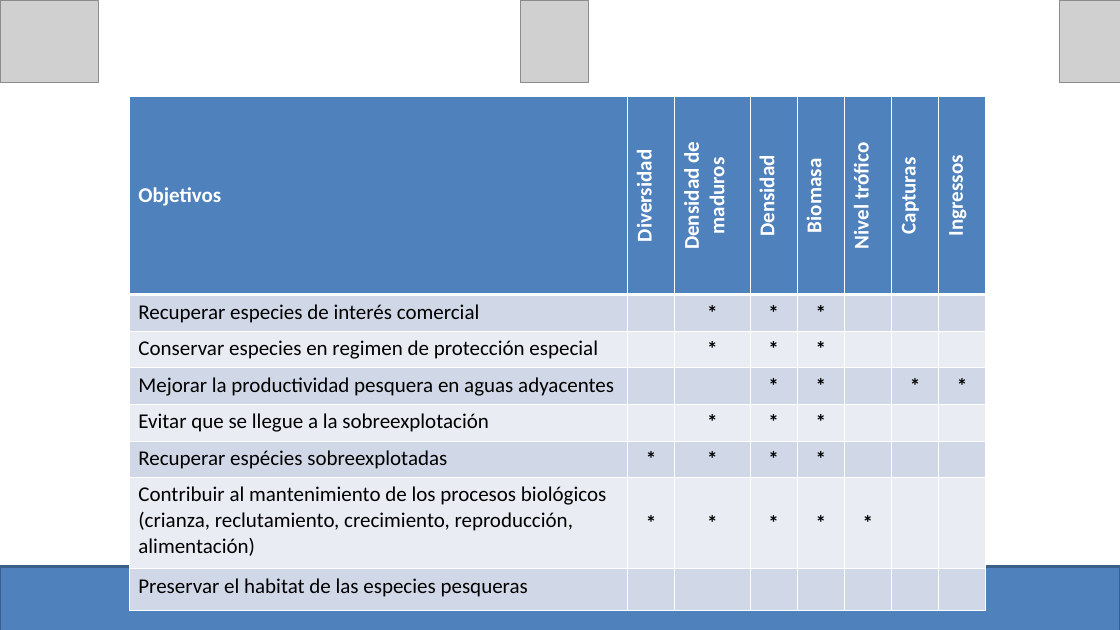
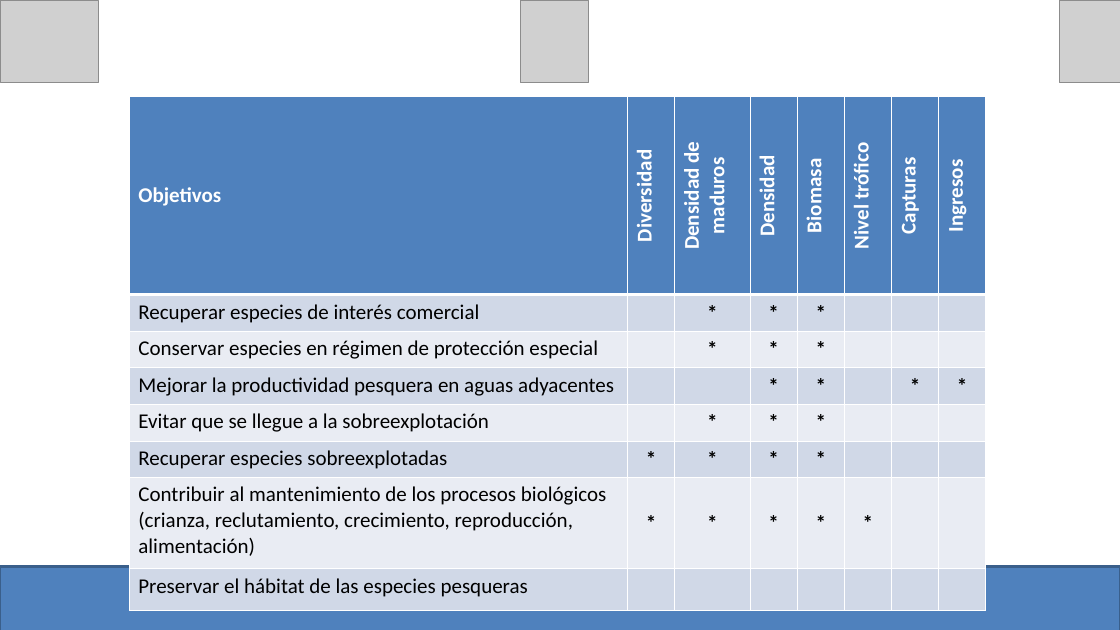
Before and after one commit to turfeffect/Docs, a slide deck: slide 12 of Presentations/Workshop in Mexico/Mexico Workshop.pptx. Drawn at 1120x630 pixels with LibreOffice and Linux fonts; fonts in the diff are those of the drawing; grey boxes stand for pictures. Boxes give left, top, right and bottom in pixels: in the first picture for what was removed or moved away, otherwise in the second. Text is boxed around its words. In the diff, an @@ line names an element or a change of style, - is before the commit and + after.

```diff
--- a/Presentations/Workshop in Mexico/Mexico Workshop.pptx
+++ b/Presentations/Workshop in Mexico/Mexico Workshop.pptx
@@ table at (130,97,986,601) @@
-row 1, column 8: Ingressos
+row 1, column 8: Ingresos
-row 3, column 1: Conservar especies en regimen de protección especial
+row 3, column 1: Conservar especies en régimen de protección especial
-row 6, column 1: Recuperar espécies sobreexplotadas
+row 6, column 1: Recuperar especies sobreexplotadas
-row 8, column 1: Preservar el habitat de las especies pesqueras
+row 8, column 1: Preservar el hábitat de las especies pesqueras
```
Also in this commit, not shown: 8 other slides changed, 1 other file.
